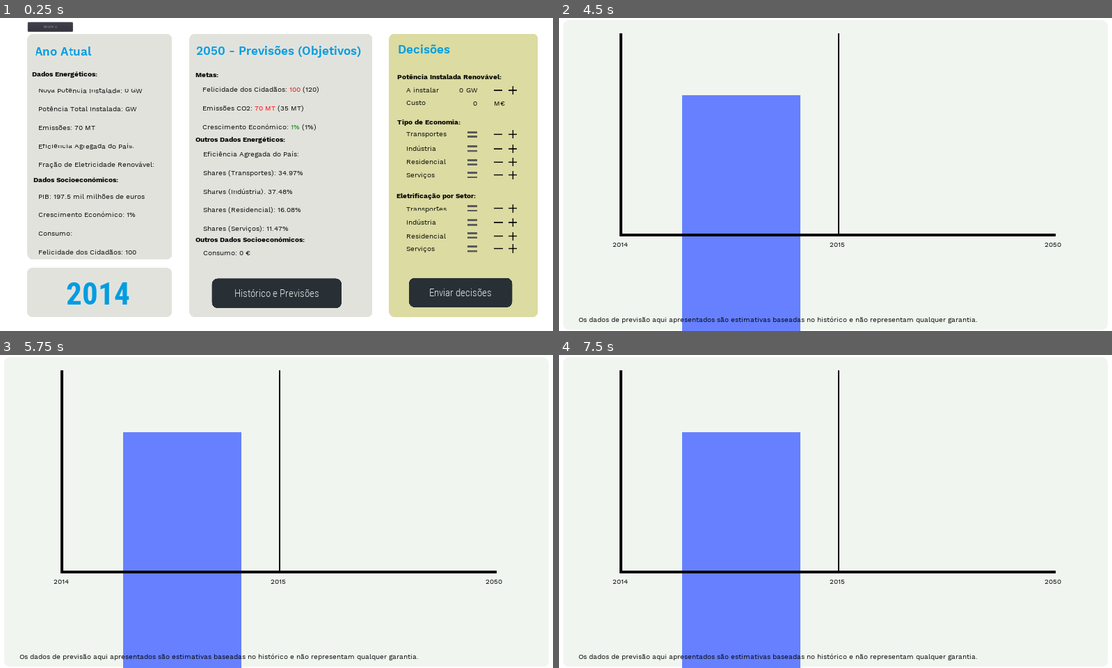
Above: before the commit, frames 1-4 (two rows, left to right).
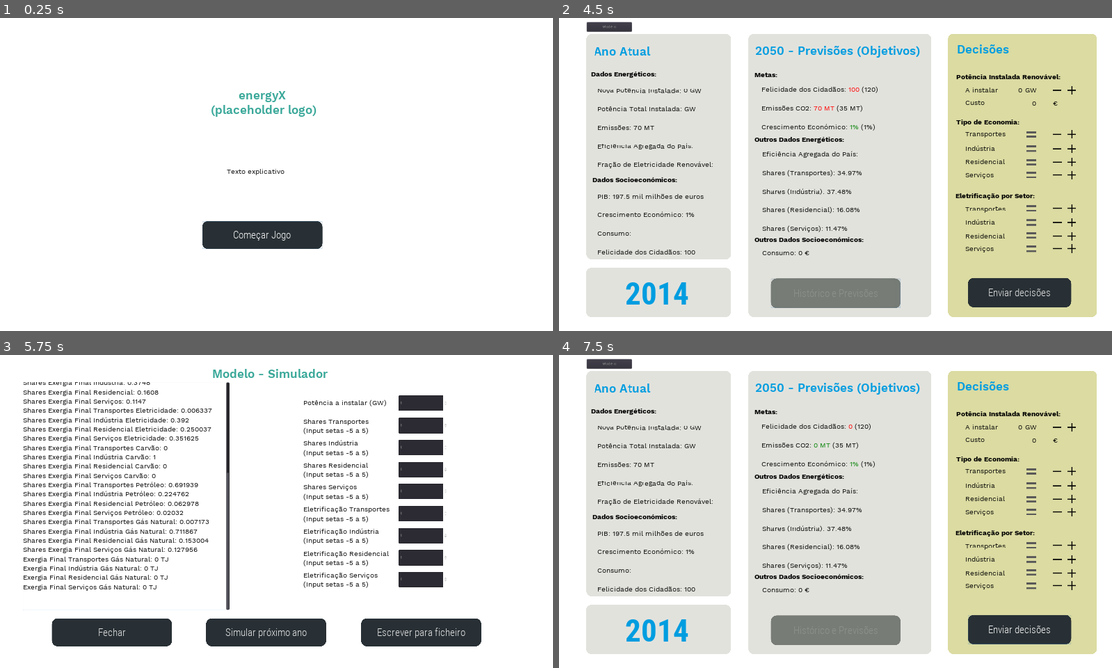
Above: after the commit, the same moments.

Repository: TiagoTaveira/ExergyX
Game: Godot game, scene res://MainScene.tscn
Same seed, same stepped clock (60 frames per second), same inputs: the game is played once before the commit and once after it.
Inputs (mouse positions are in pixels of both pictures, inside the frame that each line leads up to):
- Up to frame 1 (0.25 s): no input
- Up to frame 2 (4.5 s): click "Enviar decisões" at 0.5 s; click (935, 233) at 1.25 s, where only the run before the commit has a clickable "Confirmar e ir para 2015"; click (1056, 93) at 2.02 s; click (1073, 93) at 2.75 s; click (818, 233) at 3.5 s, where only the run after the commit has a clickable "Começar Jogo"; click (835, 293) at 4.25 s, where only the run before the commit has a clickable "Histórico e Previsões"
- Up to frame 3 (5.75 s): click "Modelo" at 5 s
- Up to frame 4 (7.5 s): click (669, 633) at 5.75 s, where only the run after the commit has a clickable "Fechar"; click "Enviar decisões" at 6.5 s; click (747, 564) at 7.25 s, where only the run after the commit has a clickable "Cancelar"

The runs differ from the first frame. In frame 1, 77% of the frame differs, in the area x 4-98%, y 1-96%; in frame 2, 47%; in frame 3, 30%; in frame 4, 47%.

Commit message:
New project name + Model value update
Plus misc changes and updates

Diff:
--- a/MainScene.gd
+++ b/MainScene.gd
@@ -5,6 +5,7 @@
 
 # Called when the node enters the scene tree for the first time.
 func _ready():
+	$NewGamePopup.popup()
 	randomize()
 	initial_model_loading()
 	#function that initializes text from variables () goes here
@@ -125,13 +126,13 @@
 	get_node("EstadoAtual/AnoAtual").text = "Ano Atual"
 	get_node("EstadoAtual/TextoDadosEnergeticos").text = "Nova Potência Instalada: " + str(PlayerVariables.investment_renewables_percentage) + " GW\n\n" + "Potência Total Instalada: " + "GW\n\n" + "Emissões: 70 MT\n\nEficiência Agregada do País: \n\nFração de Eletricidade Renovável: "
 	get_node("ContainerPrevisoes/TextoDadosEnergeticos").text = "Eficiência Agregada do País: " + "\n\nShares (Transportes …(339 unchanged characters)…
-	get_node("ContainerPrevisoes/TextoDadosSocioeconomicos").text = "Consumo: " + str(PlayerVariables.expenditure) + " €"
+	get_node("ContainerPrevisoes/TextoDadosSocioeconomicos").text = "Consumo: " + str(stepify(PlayerVariables.expenditure, 1)) + " €"
 	#get_node("ContainerDecisoes/ProximoAno").text = "Decisões para " + str(PlayerVariables.current_year + 1)
 	get_node("ContainerDecisoes/ProximoAno").text = "Decisões"
 	get_node("ContainerPrevisoes/RichTextLabel").text = str(PlayerVariables.final_year) + " - Previsões (Objetivos)"
-	get_node("ContainerPrevisoes/RichTextLabel2").bbcode_text = "Felicidade dos Cidadãos: " + str(PlayerVariables.final_year_utility) + "\n\n" + "Emissões CO2: " + str(PlayerVariables.final_year_emissions) + " MT" + "\n\n" + "Crescimento Económico: [color=green]1%[/color] (1%)"  #exemplo de texto
+	get_node("ContainerPrevisoes/RichTextLabel2").bbcode_text = "Felicidade dos Cidadãos: " + str(stepify(PlayerVariables.final_year_utility, 1)) + "\n\n" + "Emissões CO2: " + str(stepify(PlayerVariables.final_year_emissions, 0.01)) + " MT" + "\n\n" + "Crescimento Económico: [color=green]1%[/color] (1%)"  #exemplo de texto
 	##Actual bbcode text setting (with conditions)
-	get_node("ContainerPrevisoes/RichTextLabel2").bbcode_text = …(104 unchanged characters)… ility_goals else "[color=green]") + str(PlayerVariables.final_year_utility) + "[/color] (" + str(PlayerVariables.utility_goals) + ")\n\n"    +   "Emissões CO2: " + ("[color=red]" if PlayerVariables.final_year_emissions > PlayerVariables.emission_goals else "[color=green]") + str(PlayerVariables.final_year_emissions) + " MT[/color] (" + str(PlayerVariable …(307 unchanged characters)…
+	get_node("ContainerPrevisoes/RichTextLabel2").bbcode_text = …(104 unchanged characters)… ility_goals else "[color=green]") + str(stepify(PlayerVariables.final_year_utility, 1)) + "[/color] (" + str(PlayerVariables.utility_goals) + ")\n\n"    +   "Emissões CO2: " + ("[color=red]" if PlayerVariables.final_year_emissions > PlayerVariables.emission_goals else "[color=green]") + str(stepify(PlayerVariables.final_year_emissions, 0.01)) + " MT[/color] (" + str(PlayerVariable …(307 unchanged characters)…
 	get_node("ContainerPrevisoes/Panel/PreviousYear").text = str(PlayerVariables.current_year  - 1)
 	get_node("ContainerPrevisoes/Panel/CurrentYear").text = str(PlayerVariables.current_year)
 	get_node("ContainerPrevisoes/Panel/NextYear").text = str(PlayerVariables.current_year + 1)
@@ -140,16 +141,24 @@
 	get_node("GrafHistorico/Control/FinalYear").bbcode_text = str(PlayerVariables.final_year)
 
 # Button presses
+func _on_StartGame_pressed():
+	$NewGamePopup.hide()
+
+
 func on_Investment_Minus_Button_pressed():
-	if(PlayerVariables.investment_renewables_percentage > 0):
-		PlayerVariables.investment_renewables_percentage -= 5
+	if(PlayerVariables.investment_renewables_percentage > 0.00):
+		PlayerVariables.investment_renewables_percentage -= 0.10
+		if(PlayerVariables.investment_renewables_percentage < 0.01):
+			PlayerVariables.investment_renewables_percentage = 0.00
 		$ContainerDecisoes/ScrollContainer/Control/ValorPotencia.bbcode_text = "[right]" + str(PlayerVariables.investment_renewables_percentage) + "[/right]"
 		PlayerVariables.investment_cost = PlayerVariables.investment_renewables_percentage * PlayerVariables.cost_per_gigawatt
 		$ContainerDecisoes/ScrollContainer/Control/ValorCusto.bbcode_text = "[right]" + str(PlayerVariables.investment_cost) + "[/right]"
 
 func on_Investment_Plus_Button_pressed():
-	if(PlayerVariables.investment_renewables_percentage < 100):
-		PlayerVariables.investment_renewables_percentage += 5
+	if(PlayerVariables.investment_renewables_percentage < 10.00):
+		PlayerVariables.investment_renewables_percentage += 0.10
+		if(PlayerVariables.investment_renewables_percentage > 9.99):
+			PlayerVariables.investment_renewables_percentage = 10.00
 		$ContainerDecisoes/ScrollContainer/Control/ValorPotencia.bbcode_text = "[right]" + str(PlayerVariables.investment_renewables_percentage) + "[/right]"
 		PlayerVariables.investment_cost = PlayerVariables.investment_renewables_percentage * PlayerVariables.cost_per_gigawatt
 		$ContainerDecisoes/ScrollContainer/Control/ValorCusto.bbcode_text = "[right]" + str(PlayerVariables.investment_cost) + "[/right]"
@@ -238,6 +247,11 @@
 
 func on_History_Button_pressed():
 	get_node("GrafHistorico").popup()
+
+
+func _on_FecharHistorico_pressed():
+	get_node("GrafHistorico").hide()
+
 
 
 func _on_Button_pressed(): #Submit Decisions Button
@@ -389,7 +403,9 @@
 	#Update game
 	update_game_after_model()
 
-
+	#Enable History button after at least one turn
+	if PlayerVariables.current_year != PlayerVariables.starting_year:
+		$ContainerPrevisoes/HistoricoPrevisoes.disabled = false
 
 
 	#DEPRECATED
@@ -448,12 +464,13 @@
 	get_node("ContainerDecisoes/ScrollContainer/Control11/Minus").disabled = false
 	get_node("ContainerDecisoes/ScrollContainer/Control11/Plus").disabled = false
 	get_node("ContainerDecisoes/EnviarDecisoes").disabled = false
-	get_node("ContainerPrevisoes/HistoricoPrevisoes").disabled = false
+	if PlayerVariables.current_year != PlayerVariables.starting_year:
+		get_node("ContainerPrevisoes/HistoricoPrevisoes").disabled = false
 
 
 func update_confirmation_popup():
 	get_node("ConfirmationPopup/Control/ConfirmarDecisoes").text = "Confirmar e ir para " + str(PlayerVariables.current_year + 1)
-	get_node("ConfirmationPopup/Control/ResumoPotenciaInstalada …(102 unchanged characters)… tr(PlayerVariables.investment_cost) + " M€ (" + str(stepify(((PlayerVariables.inv …(65 unchanged characters)…
+	get_node("ConfirmationPopup/Control/ResumoPotenciaInstalada …(102 unchanged characters)… tr(PlayerVariables.investment_cost) + " € (" + str(stepify(((PlayerVariables.inv …(65 unchanged characters)…
 
 
 
--- a/MainScene.tscn
+++ b/MainScene.tscn
@@ -98,17 +98,20 @@
 shadow_color = Color( 0.388235, 0.458824, 0.278431, 0.6 )
 shadow_size = 5
 
-[sub_resource type="StyleBoxFlat" id=8]
-bg_color = Color( 0.964706, 0.976471, 0.952941, 1 )
-border_width_left = 20
-border_width_top = 20
-border_width_right = 20
-border_width_bottom = 20
+[sub_resource type="StyleBoxFlat" id=10]
+bg_color = Color( 0.988235, 0.952941, 0.913725, 1 )
+border_color = Color( 1, 1, 1, 1 )
 border_blend = true
 corner_radius_top_left = 20
 corner_radius_top_right = 20
 corner_radius_bottom_right = 20
 corner_radius_bottom_left = 20
+anti_aliasing_size = 3
+
+[sub_resource type="StyleBoxFlat" id=8]
+bg_color = Color( 1, 1, 1, 1 )
+border_color = Color( 1, 1, 1, 1 )
+border_blend = true
 anti_aliasing_size = 3
 
 [sub_resource type="StyleBoxFlat" id=9]
@@ -220,7 +223,7 @@
 text = "A instalar"
 
 [node name="ValorPotencia" type="RichTextLabel" parent="ContainerDecisoes/ScrollContainer/Control"]
-margin_left = 189.0
+margin_left = 177.0
 margin_top = 46.0
 margin_right = 246.0
 margin_bottom = 99.0
@@ -229,7 +232,7 @@
 custom_colors/default_color = Color( 0, 0, 0, 1 )
 bbcode_enabled = true
 bbcode_text = "[right]0[/right]"
-visible_characters = 3
+visible_characters = 5
 text = "0"
 
 [node name="ValorCusto" type="RichTextLabel" parent="ContainerDecisoes/ScrollContainer/Control"]
@@ -265,8 +268,8 @@
 custom_fonts/normal_font = ExtResource( 6 )
 custom_colors/default_color = Color( 0, 0, 0, 1 )
 bbcode_enabled = true
-bbcode_text = "M€"
-text = "M€"
+bbcode_text = "€"
+text = "€"
 
 [node name="Custo" type="RichTextLabel" parent="ContainerDecisoes/ScrollContainer/Control"]
 margin_left = 49.0
@@ -804,6 +807,7 @@
 mouse_default_cursor_shape = 2
 theme = ExtResource( 2 )
 custom_fonts/font = ExtResource( 3 )
+disabled = true
 text = "Histórico e Previsões"
 
 [node name="GridContainer3" type="ItemList" parent="."]
@@ -923,7 +927,7 @@
 margin_top = 234.0
 margin_right = 1730.0
 margin_bottom = 839.0
-custom_styles/panel = SubResource( 8 )
+custom_styles/panel = SubResource( 10 )
 popup_exclusive = true
 
 [node name="Control" type="Control" parent="ConfirmationPopup"]
@@ -1207,6 +1211,7 @@
 margin_right = 778.0
 margin_bottom = 873.0
 rect_pivot_offset = Vector2( 0, 21.7076 )
+focus_mode = 2
 custom_fonts/bold_font = ExtResource( 5 )
 custom_fonts/normal_font = ExtResource( 6 )
 custom_colors/default_color = Color( 0, 0, 0, 1 )
@@ -1237,6 +1242,7 @@
 Labour: 0
 TFP: 0"
 scroll_following = true
+selection_enabled = true
 
 [node name="Texto2" type="RichTextLabel" parent="ModelPopup/Control"]
 margin_left = 1033.13
@@ -1444,6 +1450,51 @@
 margin_bottom = 794.473
 min_value = -5.0
 max_value = 5.0
+
+[node name="NewGamePopup" type="PopupPanel" parent="."]
+margin_left = -21.0
+margin_top = 7.0
+margin_right = 2280.0
+margin_bottom = 1477.0
+custom_styles/panel = SubResource( 8 )
+popup_exclusive = true
+
+[node name="Control" type="Control" parent="NewGamePopup"]
+margin_right = 2301.0
+margin_bottom = 1470.0
+
+[node name="Title" type="RichTextLabel" parent="NewGamePopup/Control"]
+margin_left = 648.0
+margin_top = 243.0
+margin_right = 1331.0
+margin_bottom = 466.0
+custom_fonts/normal_font = ExtResource( 4 )
+custom_colors/default_color = Color( 0.227451, 0.658824, 0.6, 1 )
+tab_size = 3
+text = "			   	energyX
+		 (placeholder logo)"
+scroll_active = false
+
+[node name="Text" type="RichTextLabel" parent="NewGamePopup/Control"]
+margin_left = 787.288
+margin_top = 514.15
+margin_right = 1098.29
+margin_bottom = 581.15
+rect_pivot_offset = Vector2( 0, 21.7076 )
+custom_fonts/bold_font = ExtResource( 5 )
+custom_fonts/normal_font = ExtResource( 6 )
+custom_colors/default_color = Color( 0, 0, 0, 1 )
+text = "Texto explicativo"
+
+[node name="StartGame" type="Button" parent="NewGamePopup/Control"]
+margin_left = 703.421
+margin_top = 700.684
+margin_right = 1117.42
+margin_bottom = 796.684
+mouse_default_cursor_shape = 2
+theme = ExtResource( 2 )
+custom_fonts/font = ExtResource( 3 )
+text = "Começar Jogo"
 
 [node name="FileWritePopup" type="PopupPanel" parent="."]
 margin_left = 19.0
@@ -1637,13 +1688,14 @@
 texture_mode = -1088421888
 
 [node name="TextoAviso" type="RichTextLabel" parent="GrafHistorico/Control"]
-margin_left = 51.6317
-margin_top = 1015.58
-margin_right = 1930.63
-margin_bottom = 1067.58
-custom_fonts/normal_font = ExtResource( 6 )
-custom_colors/default_color = Color( 0, 0, 0, 1 )
-text = "Os dados de previsão aqui apresentados são estimativas baseadas no histórico e não representam qualquer garantia."
+margin_left = 195.231
+margin_top = 967.828
+margin_right = 1106.23
+margin_bottom = 1056.83
+custom_fonts/normal_font = ExtResource( 6 )
+custom_colors/default_color = Color( 0, 0, 0, 1 )
+text = "Os dados de previsão aqui apresentados são estimativas
+baseadas no histórico e não representam qualquer garantia."
 
 [node name="StartingYear" type="RichTextLabel" parent="GrafHistorico/Control"]
 margin_left = 171.027
@@ -1683,9 +1735,39 @@
 bbcode_enabled = true
 bbcode_text = "[b]2050[/b]"
 text = "2050"
+
+[node name="FecharHistorico" type="Button" parent="GrafHistorico/Control"]
+margin_left = 1352.52
+margin_top = 953.645
+margin_right = 1766.52
+margin_bottom = 1049.64
+mouse_default_cursor_shape = 2
+theme = ExtResource( 2 )
+custom_fonts/font = ExtResource( 3 )
+text = "Fechar"
+
+[node name="ShowEmissions" type="CheckBox" parent="GrafHistorico/Control"]
+margin_left = 208.691
+margin_top = 848.563
+margin_right = 579.691
+margin_bottom = 923.563
+theme = ExtResource( 2 )
+pressed = true
+text = " Emissões CO2"
+
+[node name="ShowUtility" type="CheckBox" parent="GrafHistorico/Control"]
+margin_left = 618.691
+margin_top = 848.563
+margin_right = 989.691
+margin_bottom = 923.563
+theme = ExtResource( 2 )
+pressed = true
+text = " Felicidade"
 [connection signal="pressed" from="ContainerDecisoes/EnviarDecisoes" to="." method="_on_Button_pressed"]
 [connection signal="pressed" from="ModelPopup/Control/EscreverFicheiro" to="." method="_on_EscreverFicheiro_pressed"]
 [connection signal="pressed" from="ModelPopup/Control/Simular" to="." method="_on_Simular_pressed"]
 [connection signal="pressed" from="ModelPopup/Control/Fechar" to="." method="_on_Fechar_pressed"]
+[connection signal="pressed" from="NewGamePopup/Control/StartGame" to="." method="_on_StartGame_pressed"]
 [connection signal="pressed" from="FileWritePopup/Control/Fechar" to="." method="_on_FecharEscreverFicheiro_pressed"]
 [connection signal="pressed" from="ModelButton" to="." method="_on_Model_Button_pressed"]
+[connection signal="pressed" from="GrafHistorico/Control/FecharHistorico" to="." method="_on_FecharHistorico_pressed"]
--- a/Model.gd
+++ b/Model.gd
@@ -17,11 +17,11 @@
 # CONSTANTES (podem ser alteradas, resultando num jogo diferente)
 var ANO_INICIAL = 2014
 
-var POTENCIA_MAXIMA_SOLAR = 1000000 #????
-var POTENCIA_MAXIMA_VENTO = 1000000 #????
-var POTENCIA_MAXIMA_BIOMASSA= 1000000 #????
-
-var CUSTO_POR_GIGAWATT_INSTALADO = 5000 #???? #euro/GW
+var POTENCIA_MAXIMA_SOLAR = 9.300 #GW
+var POTENCIA_MAXIMA_VENTO = 7.500
+var POTENCIA_MAXIMA_BIOMASSA= 47.230
+
+var CUSTO_POR_GIGAWATT_INSTALADO = 2100 #???? #euro/GW #necessário dividir por tipo de energia
 
 var PERCENTAGEM_A_RETIRAR_DO_PIB = 0.16 #cenário pessimista
 
@@ -29,14 +29,12 @@
 var ALFA = 1270 #cenário pessimista
 var HORAS_POR_ANO = 8760 #24 * 365
 
-var EFF1960 = 0.18 #????
-
 var PERCENTAGEM_INPUT_SETAS = 0.005 #0.5% (A CONFIRMAR)
 
-var EFICIENCIA_TRANSPORTES = 0.20 #???? #na passagem de exergia final para útil
-var EFICIENCIA_INDUSTRIA = 0.40 #????
-var EFICIENCIA_RESIDENCIAL = 0.30 #????
-var EFICIENCIA_SERVICOS = 0.30 #????
+var EFICIENCIA_TRANSPORTES = 0.0128 #???? #valores a corrigir #na passagem de exergia final para útil
+var EFICIENCIA_INDUSTRIA = 0.2484 #????
+var EFICIENCIA_RESIDENCIAL = 0.1972 #????
+var EFICIENCIA_SERVICOS = 0.3046 #????
 
 var FATOR_DE_EMISSAO_CARVAO = 94.6 #kg CO2 / TJ
 var FATOR_DE_EMISSAO_PETROLEO = 74.3
@@ -45,25 +43,25 @@
 
 
 
-var FATOR_DE_PRODUCAO_SOLAR = 0.50 #????
-var FATOR_DE_PRODUCAO_VENTO = 0.50 #????
-var FATOR_DE_PRODUCAO_BIOMASSA = 0.50 #????
-var FATOR_DE_PRODUCAO_HIDRO = 0.50 #????
-
-var POTENCIA_ANUAL_HIDRO = 100000 #???? #GW
+var FATOR_DE_PRODUCAO_SOLAR = 0.1960
+var FATOR_DE_PRODUCAO_VENTO = 0.2690
+var FATOR_DE_PRODUCAO_BIOMASSA = 0.4920
+var FATOR_DE_PRODUCAO_HIDRO = 0.1180
+
+var POTENCIA_ANUAL_HIDRO = 5.57 #GW
 
 var INEFICIENCIA_PRIMARIO_PARA_FINAL = 1.1
 
-var MAXIMO_PRODUZIDO_POR_GAS_NATURAL = 50000 #???? #Tons/TJ????????????????
+var MAXIMO_PRODUZIDO_POR_GAS_NATURAL = 13550 #GWh
 
 var EFICIENCIA_DE_PRODUCAO_DE_ELETRICIDADE_COM_GAS_NATURAL = 0.55
 var EFICIENCIA_DE_PRODUCAO_DE_ELETRICIDADE_COM_CARVAO = 0.40
 
 
 # VALORES DO ANO ZERO (e.g. 2014)
-var POTENCIA_DO_ANO_ZERO_SOLAR = 100000 #???? #GW
-var POTENCIA_DO_ANO_ZERO_VENTO= 100000 #????
-var POTENCIA_DO_ANO_ZERO_BIOMASSA = 100000 #????
+var POTENCIA_DO_ANO_ZERO_SOLAR = 0.493 #GW
+var POTENCIA_DO_ANO_ZERO_VENTO= 5.099
+var POTENCIA_DO_ANO_ZERO_BIOMASSA = 0.653
 
 var CUSTO_TOTAL_DO_ANO_ZERO = 0.00 #valor 2014???? #i.e. custo da potência de todas as fontes renováveis consideradas
 var CUSTO_DO_ANO_ZERO_SOLAR = 0.00
@@ -74,7 +72,8 @@
 
 var CAPITAL_DO_ANO_ZERO = 532630000000
 
-var EFICIENCIA_AGREGADA_DO_ANO_ZERO = 0.2660 #26.60%
+var EFF1960 = 0.12 #Eficiência Agregada de 1960 (12%)
+var EFICIENCIA_AGREGADA_DO_ANO_ZERO = 0.1638 #16.38% #valor a ser corrigido
 
 var SHARES_EXERGIA_FINAL_TRANSPORTES_DO_ANO_ZERO = 0.3497 #percentagem decimal
 var SHARES_EXERGIA_FINAL_INDUSTRIA_DO_ANO_ZERO = 0.3748 #percentagem decimal
--- a/PlayerVariables.gd
+++ b/PlayerVariables.gd
@@ -9,11 +9,11 @@
 var utility = 100
 var co2_emissions = 70
 var economic_growth = 1
-var cost_per_gigawatt = 5000
+var cost_per_gigawatt = 2100
 var efficiency = 0.7
 
 # Player decisions here
-var investment_renewables_percentage = 0
+var investment_renewables_percentage = 0.00
 var investment_cost = 0
 var economy_type_level_transportation = 6       #from 1 to 11 (visual -5 to 5), maps to percentage
 var economy_type_level_industry = 6
--- a/project.godot
+++ b/project.godot
@@ -15,7 +15,7 @@
 
 [application]
 
-config/name="Management of Energy Systems"
+config/name="exergyX"
 run/main_scene="res://MainScene.tscn"
 config/icon="res://icon.png"
 
Not shown: 1 places in MainScene.tscn that only renumber resources
Binary file changed: RoundButtonst.theme
